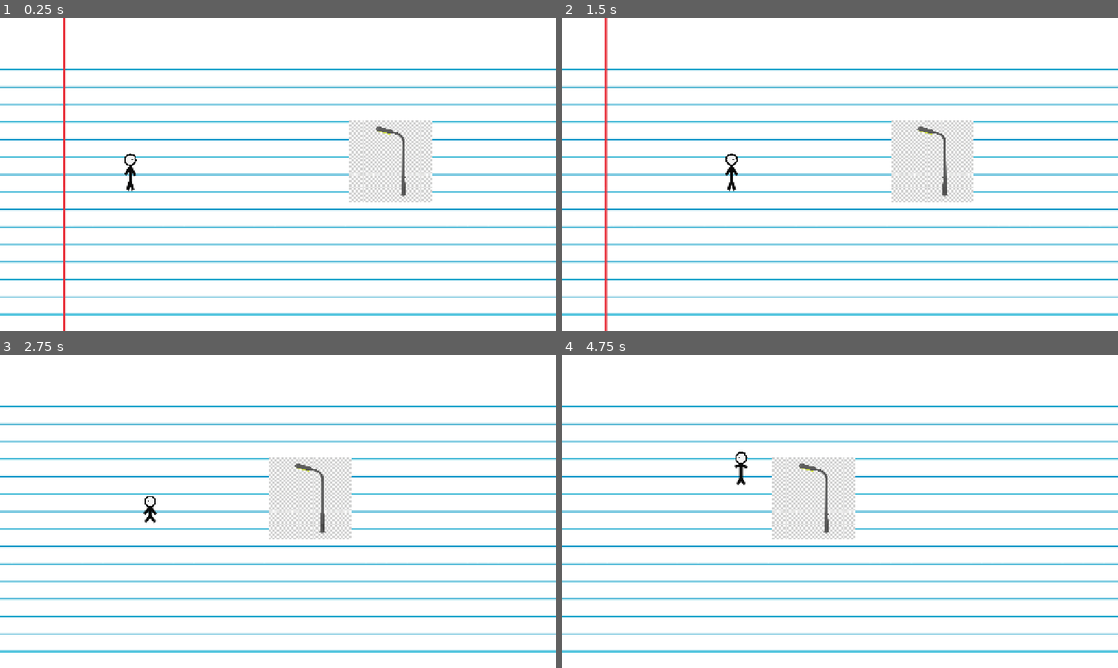
Above: before the commit, frames 1-4 (two rows, left to right).
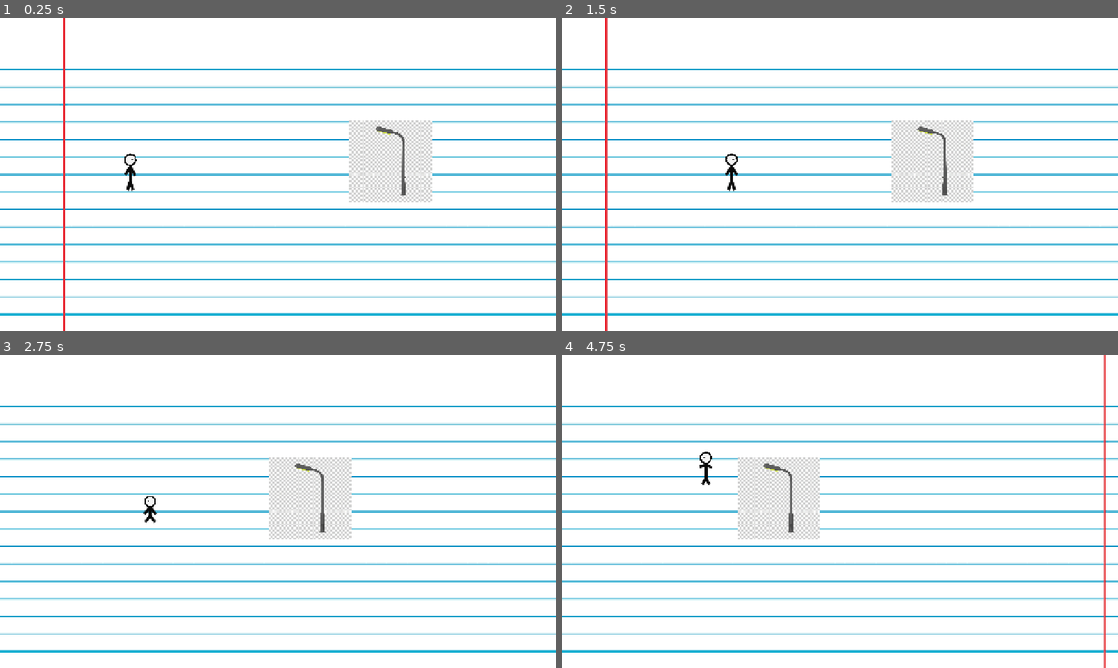
Above: after the commit, the same moments.

Repository: zamuuk13-sketch/TRY-HACKING-ME-NEW-
Game: Godot game, scene res://scenes/main.tscn
The game is run twice, just before and just after one commit, with the same random seed, the same clock (stepped at 60 frames per second) and the same inputs.
Inputs:
- Up to frame 1 (0.25 s): no input
- Up to frame 2 (1.5 s): tap Enter at 0.5 s; hold C (crouch) 0.53-1.28 s; hold D (move_right) from 0.53 s (still down); tap Space (jump) at 0.77 s; tap Shift at 1.35 s
- Up to frame 3 (2.75 s): tap Space (jump) at 1.52 s; release D (move_right) at 2.03 s; hold A (move_left) from 2.03 s (still down); hold C (crouch) from 2.03 s (still down)
- Up to frame 4 (4.75 s): release A (move_left) at 2.78 s; release C (crouch) at 2.78 s; hold D (move_right) 2.78-4.28 s; tap Shift at 2.85, 4.35 s; tap Space (jump) at 3.02, 3.77, 4.52 s; hold C (crouch) 3.53-4.28 s; hold A (move_left) from 4.28 s (still down)

The runs differ from the first frame. In frame 1, 6.9% of the frame differs, in the area x 0-100%, y 16-96%; in frame 2, 7.5%; in frame 3, 6.9%; in frame 4, 11%, in the area x 0-100%, y 0-100%.

Commit message:
fix: attach PNG textures directly to Level 01 scene

Diff:
--- a/scenes/main.tscn
+++ b/scenes/main.tscn
@@ -1,8 +1,10 @@
-[gd_scene load_steps=7 format=3]
+[gd_scene load_steps=9 format=3]
 
 [ext_resource path="res://scripts/main.gd" type="Script" id="1_main"]
 [ext_resource path="res://scenes/player.tscn" type="PackedScene" id="2_player"]
 [ext_resource path="res://scripts/world.gd" type="Script" id="3_world"]
+[ext_resource path="res://imageens/papel.png" type="Texture2D" id="4_paper"]
+[ext_resource path="res://imageens/poste (2).png" type="Texture2D" id="5_pole"]
 
 [sub_resource type="RectangleShape2D" id="Rectangle_floor"]
 size = Vector2(1800, 80)
@@ -20,10 +22,12 @@
 script = ExtResource("3_world")
 
 [node name="PaperBackground" type="Sprite2D" parent="World"]
+texture = ExtResource("4_paper")
 position = Vector2(800, 360)
-z_index = -10
+z_index = -100
+texture_filter = 1
 metadata/runtime_path = "World.Level01.Environment.PaperBackground"
-metadata/description = "Imagem PNG de papel carregada pelo world.gd em runtime."
+metadata/description = "PNG de papel usado como fundo real da fase."
 
 [node name="Ground" type="StaticBody2D" parent="World"]
 position = Vector2(800, 430)
@@ -39,9 +43,12 @@
 position = Vector2(900, 330)
 z_index = 10
 metadata/runtime_path = "World.Level01.Environment.StreetPole_07"
-metadata/description = "Poste PNG carregado pelo world.gd. A colisão bloqueia o caminho até ser manipulada."
+metadata/description = "Poste PNG real que bloqueia o caminho até ser manipulado pelo runtime."
 
 [node name="Sprite2D" type="Sprite2D" parent="World/Level01/Environment/StreetPole_07"]
+texture = ExtResource("5_pole")
+position = Vector2(0, 0)
+texture_filter = 1
 
 [node name="CollisionShape2D" type="CollisionShape2D" parent="World/Level01/Environment/StreetPole_07"]
 shape = SubResource("Rectangle_pole")
@@ -50,7 +57,7 @@
 position = Vector2(1500, 350)
 monitoring = true
 metadata/runtime_path = "World.Level01.Level01Exit"
-metadata/description = "Zona lógica além do lado direito da fase. O Level 01 termina quando o Player sai por este lado depois de liberar o poste."
+metadata/description = "Zona lógica além do lado direito da fase."
 
 [node name="CollisionShape2D" type="CollisionShape2D" parent="World/Level01/Level01Exit"]
 shape = SubResource("Rectangle_exit")
@@ -64,7 +71,7 @@
 position_smoothing_speed = 7.0
 limit_left = 0
 limit_top = 0
-limit_right = 1600
+limit_right = 1800
 limit_bottom = 720
 
 [node name="UI" type="CanvasLayer" parent="."]
